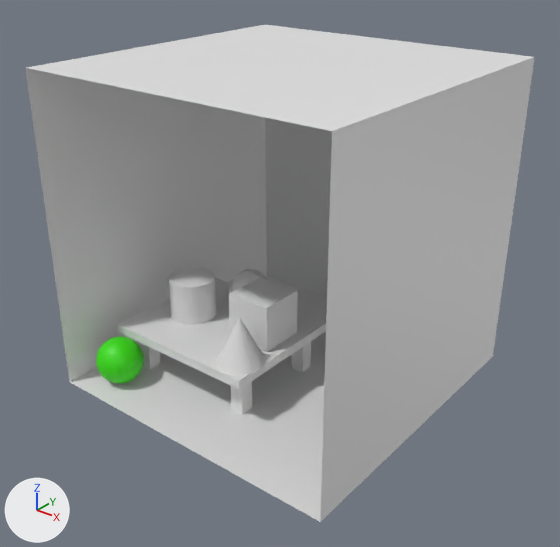
The Blender file project/scene.blend, before and after one commit.
Rendered twice from a 50 mm lens placed at (13.47, -17.21, 14.1), pointed at (0.18, -0.6, 3.8). Arrows for +X, +Y and +Z are at lower left; the lights stay in place.
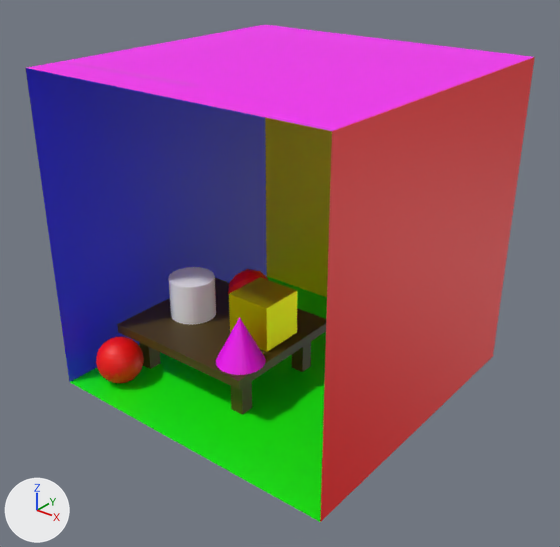
The newer file is also rescaled (x55.76), turned or shifted as a whole; pictures and numbers use the older file's frame.

Changed parts and their boxes (x1, y1, x2, y2) in the pictures (560 x 547 px):
```json
{"object": "Plane", "change": "surface changed", "before": [25, 25, 535, 522], "after": [25, 25, 535, 522]}
{"object": "Cube.007", "change": "surface changed", "before": [117, 278, 326, 415], "after": [117, 278, 326, 415], "on screen": "grey to brown"}
{"object": "Cube.003", "change": "surface changed", "before": [229, 277, 297, 352], "after": [229, 277, 297, 352], "on screen": "grey to yellow"}
{"object": "Cube.004", "change": "surface changed", "before": [96, 337, 144, 384], "after": [96, 337, 144, 384], "on screen": "green to red"}
{"object": "Cube.005", "change": "surface changed", "before": [216, 317, 266, 375], "after": [216, 317, 266, 375], "on screen": "grey to pink"}
{"object": "Cube.008", "change": "surface changed", "before": [228, 269, 268, 295], "after": [228, 269, 268, 295], "on screen": "grey to red"}
```

The change, as JSON lines over the scene's bpy script:
```json
{"op": "add", "block": "img_cube_008_base_color", "code": ["img_cube_008_base_color = load_image('Cube.008 Base Color', '_unpacked/Cube.008_Base_Color', 1024, 1024, 'sRGB')"]}
{"op": "add", "block": "img_cube_005_base_color", "code": ["img_cube_005_base_color = load_image('Cube.005 Base Color', '_unpacked/Cube.005_Base_Color', 1024, 1024, 'sRGB')"]}
{"op": "add", "block": "img_cube_004_base_color", "code": ["img_cube_004_base_color = load_image('Cube.004 Base Color', '_unpacked/Cube.004_Base_Color', 1024, 1024, 'sRGB')"]}
{"op": "add", "block": "img_material_002_base_color", "code": ["img_material_002_base_color = load_image('Material.002 Base Color', '_unpacked/Material.002_Base_Color', 1024, 1024, 'sRGB')"]}
{"op": "add", "block": "img_cube_003_metallic", "code": ["img_cube_003_metallic = load_image('Cube.003 Metallic', '_unpacked/Cube.003_Metallic', 1024, 1024, 'Non-Color')"]}
{"op": "add", "block": "img_cube_007_base_color", "code": ["img_cube_007_base_color = load_image('Cube.007 Base Color', '_unpacked/Cube.007_Base_Color', 1024, 1024, 'sRGB')"]}
{"op": "add", "block": "img_material_001_base_color", "code": ["img_material_001_base_color = load_image('Material.001 Base Color', '_unpacked/Material.001_Base_Color', 1024, 1024, 'sRGB')"]}
{"op": "remove", "block": "mat_material_001", "code": "mat_material_001.base_color = (0.8, 0.8, 0.8)  # white #e7e7e7"}
{"op": "add", "block": "mat_material_001", "code": "mat_material_001.texture = img_material_001_base_color"}
{"op": "remove", "block": "mat_material_009", "code": "mat_material_009.base_color = (0.8, 0.8, 0.8)  # white #e7e7e7"}
{"op": "add", "block": "mat_material_009", "code": "mat_material_009.texture = img_cube_007_base_color"}
{"op": "add", "block": "mat_material_002", "code": "n2 = _N.new('ShaderNodeTexImage'); n2.name = 'Image Texture'"}
{"op": "add", "block": "mat_material_002", "code": "n2.image = img_cube_003_metallic"}
{"op": "add", "block": "mat_material_002", "code": "n3 = _N.new('ShaderNodeTexImage'); n3.name = 'Image Texture.001'"}
{"op": "add", "block": "mat_material_002", "code": "n3.image = img_material_002_base_color"}
{"block": "mat_material_002", "where": "n0 = _N.new('ShaderNodeBsdfPrincipled'); n0.name = 'Principled BSDF'"}
{"op": "add", "block": "mat_material_002", "code": "_L.new(n2.outputs[0], n0.inputs[1])  # 'Color' to 'Metallic'"}
{"op": "add", "block": "mat_material_002", "code": "_L.new(n3.outputs[0], n0.inputs[0])  # 'Color' to 'Base Color'"}
{"op": "remove", "block": "mat_material_008", "code": "mat_material_008.base_color = (0.0443, 0.8, 0.0)  # green #3be700"}
{"op": "add", "block": "mat_material_008", "code": "mat_material_008.texture = img_cube_004_base_color"}
{"op": "remove", "block": "mat_material_005", "code": "mat_material_005.base_color = (0.8, 0.8, 0.8)  # white #e7e7e7"}
{"op": "add", "block": "mat_material_005", "code": "mat_material_005.texture = img_cube_005_base_color"}
{"op": "remove", "block": "mat_material_007", "code": "mat_material_007.base_color = (0.8, 0.8, 0.8)  # white #e7e7e7"}
{"op": "add", "block": "mat_material_007", "code": "mat_material_007.texture = img_cube_008_base_color"}
```
